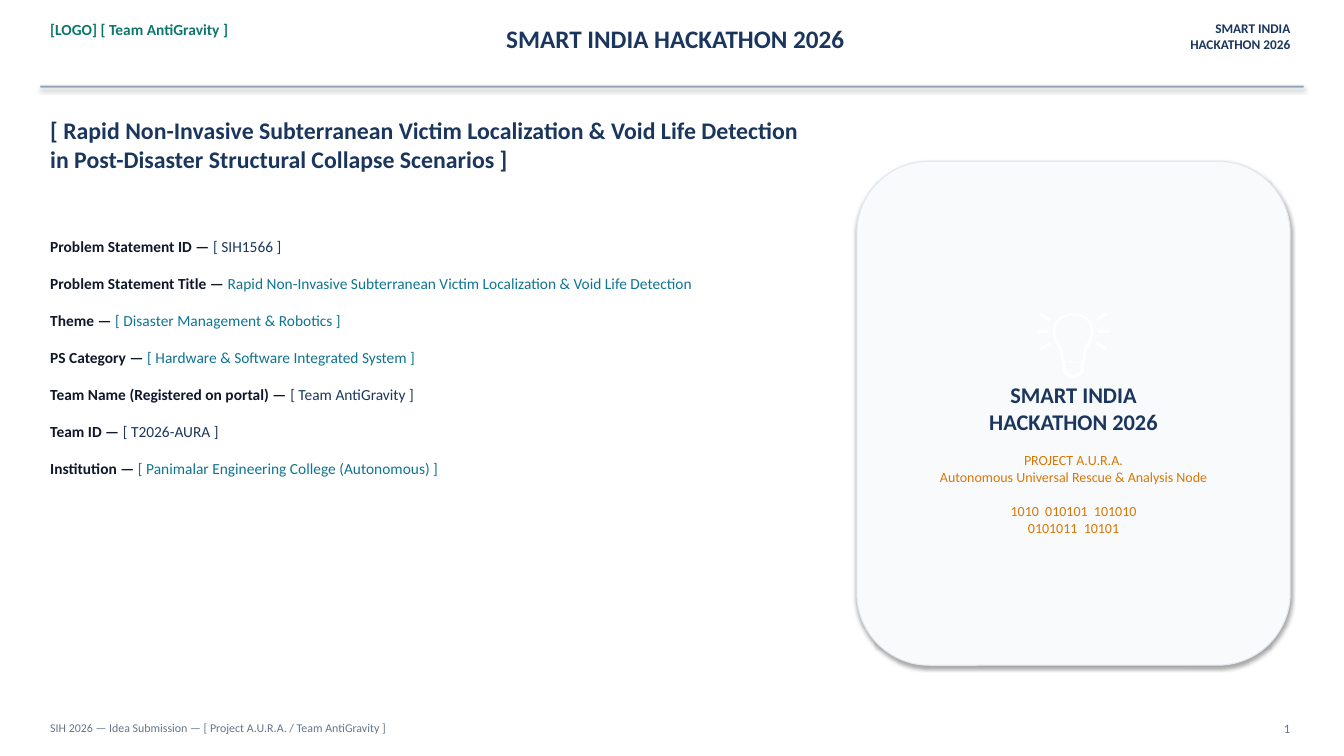
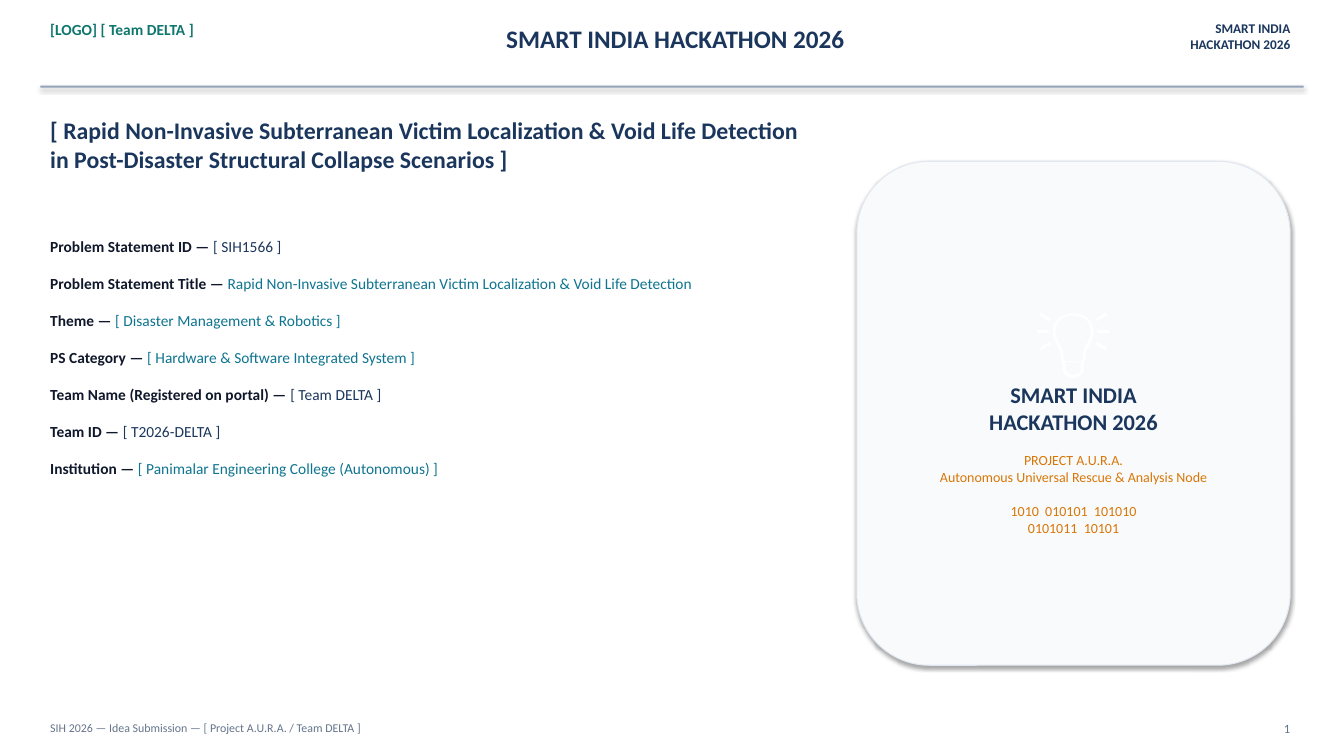
Before and after one commit to jafferrilwaan-png/A.U.R.A-System, a slide deck: slide 1 of SIH2026_AURA_Official_Template_Deck.pptx. Drawn at 1344x756 pixels with LibreOffice and Linux fonts; fonts in the diff are those of the drawing. Boxes give left, top, right and bottom in pixels: in the first picture for what was removed or moved away, otherwise in the second. Text is boxed around its words. In the diff, an @@ line names an element or a change of style, - is before the commit and + after.

Commit message:
docs: update SIH official deck PPTX and Speech PDF for Team DELTA with verified sensor physics and storytelling speech

```diff
--- a/SIH2026_AURA_Official_Template_Deck.pptx
+++ b/SIH2026_AURA_Official_Template_Deck.pptx
@@ text at (50, 23, 185, 38): text changed @@
-[LOGO] [ Team AntiGravity ]
+[LOGO] [ Team DELTA ]
@@ text at (50, 388, 374, 437): text changed @@
-Team Name (Registered on portal) — [ Team AntiGravity ]
-Team ID — [ T2026-AURA ]
+Team Name (Registered on portal) — [ Team DELTA ]
+Team ID — [ T2026-DELTA ]
@@ text at (50, 724, 354, 734): text changed @@
-SIH 2026 — Idea Submission — [ Project A.U.R.A. / Team AntiGravity ]
+SIH 2026 — Idea Submission — [ Project A.U.R.A. / Team DELTA ]
```
Also in this commit, not shown: 5 other slides changed, 1 other file.
